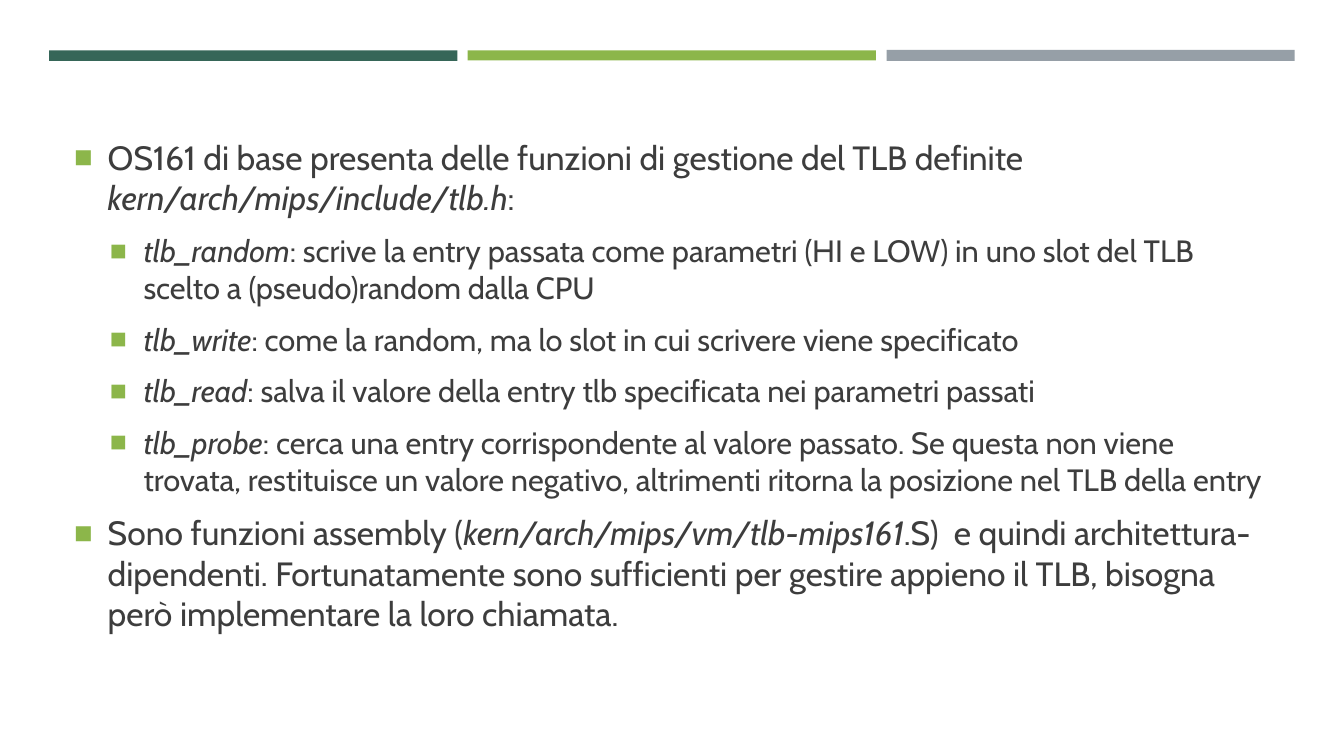
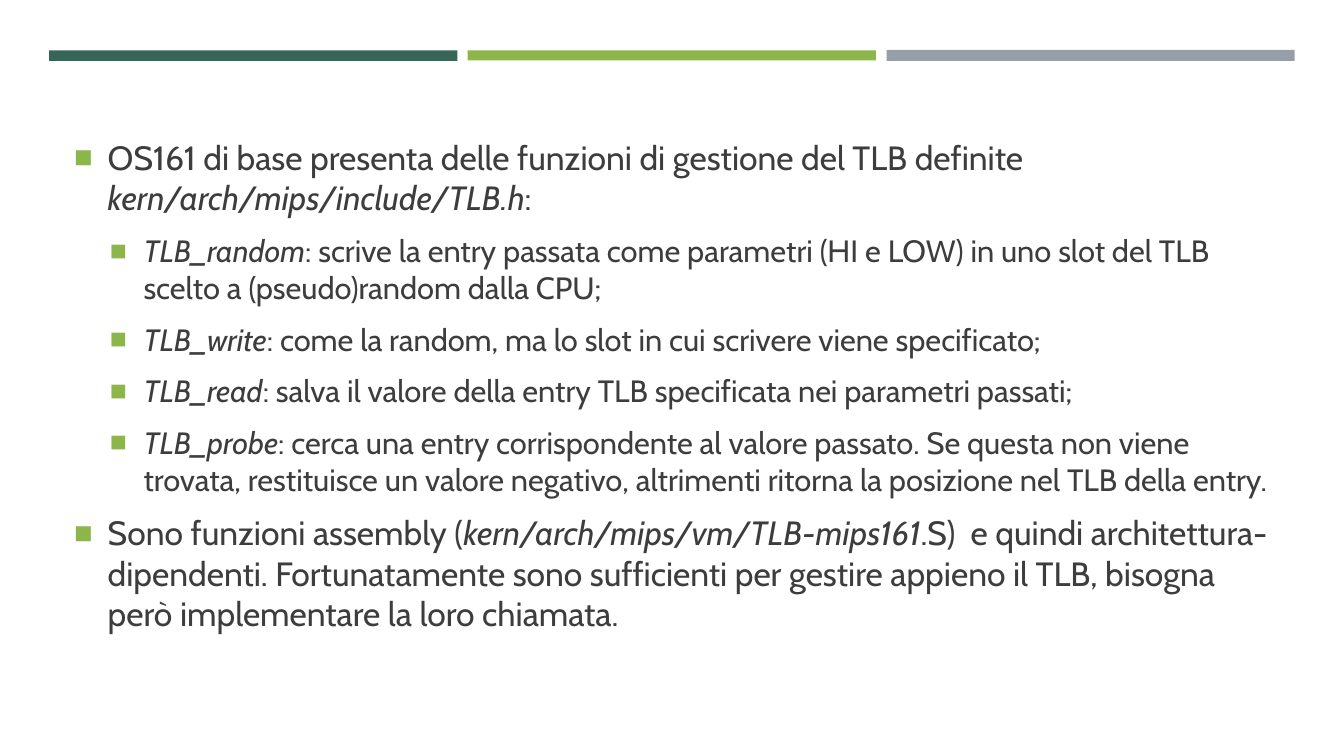
Before and after one commit to ProgrammazioneDiSistema2023-IA-ZZ/Group04, a slide deck: slide 42 of MentOS - Gestione Della Memoria.pptx. Drawn at 1344x756 pixels with LibreOffice and Linux fonts; fonts in the diff are those of the drawing. Boxes give left, top, right and bottom in pixels: in the first picture for what was removed or moved away, otherwise in the second. Text is boxed around its words. In the diff, an @@ line names an element or a change of style, - is before the commit and + after.

Commit message:
Correzione errori presenti nelle presentazioni

```diff
--- a/MentOS - Gestione Della Memoria.pptx
+++ b/MentOS - Gestione Della Memoria.pptx
@@ text at [108,145,1268,634]: text changed @@
-■ OS161 di base presenta delle funzioni di gestione del TLB definite kern/arch/mips/include/tlb.h:
-  ■ tlb_random: scrive la entry passata come parametri (HI e LOW) in uno slot del TLB scelto a (pseudo)random dalla CPU
-  ■ tlb_write: come la random, ma lo slot in cui scrivere viene specificato
-  ■ tlb_read: salva il valore della entry tlb specificata nei parametri passati
-  ■ tlb_probe: cerca una entry corrispondente al valore passato. Se questa non viene trovata, restituisce un valore negativo, altrimenti ritorna la posizione nel TLB della entry
-■ Sono funzioni assembly (kern/arch/mips/vm/tlb-mips161.S) e quindi architettura-dipendenti. Fortunatamente sono sufficienti per gestire appieno il TLB, bisogna però implementare la loro chiamata.
+■ OS161 di base presenta delle funzioni di gestione del TLB definite kern/arch/mips/include/TLB.h:
+  ■ TLB_random: scrive la entry passata come parametri (HI e LOW) in uno slot del TLB scelto a (pseudo)random dalla CPU;
+  ■ TLB_write: come la random, ma lo slot in cui scrivere viene specificato;
+  ■ TLB_read: salva il valore della entry TLB specificata nei parametri passati;
+  ■ TLB_probe: cerca una entry corrispondente al valore passato. Se questa non viene trovata, restituisce un valore negativo, altrimenti ritorna la posizione nel TLB della entry.
+■ Sono funzioni assembly (kern/arch/mips/vm/TLB-mips161.S) e quindi architettura-dipendenti. Fortunatamente sono sufficienti per gestire appieno il TLB, bisogna però implementare la loro chiamata.
```
Also in this commit, not shown: 32 other slides changed, 9 other files.
